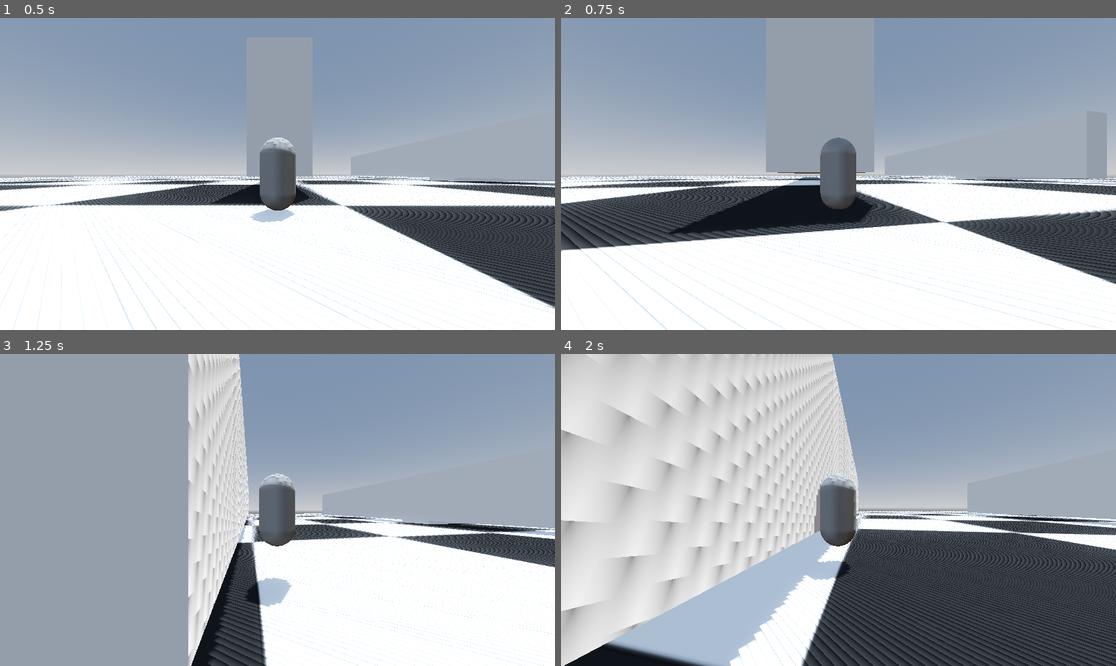
Above: before the commit, frames 1-4 (two rows, left to right).
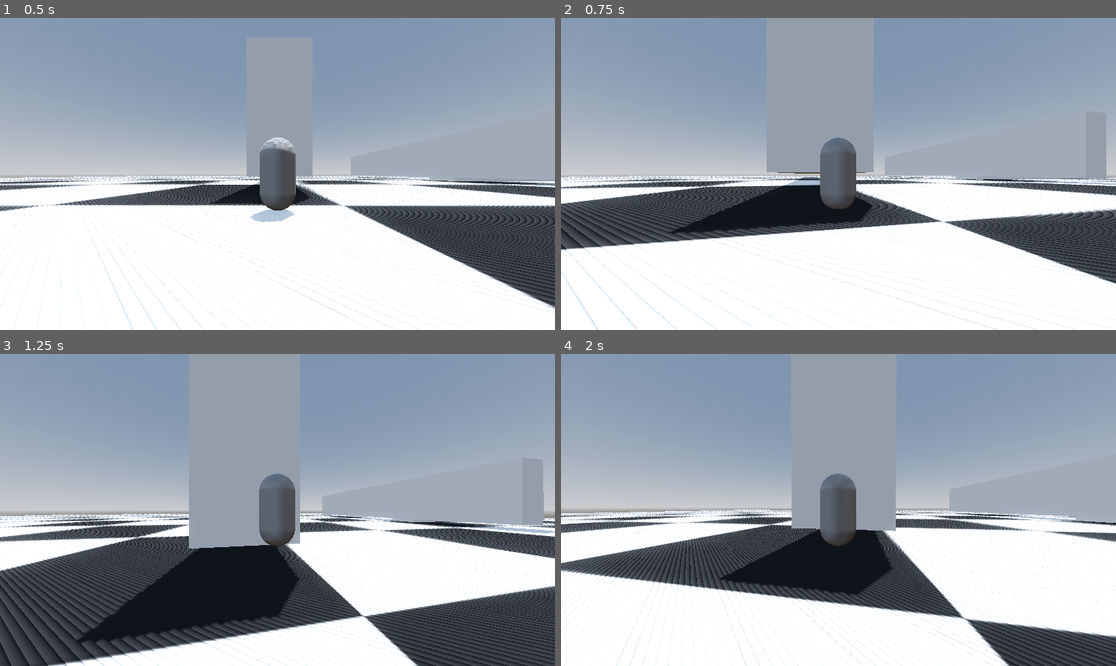
Above: after the commit, the same moments.

Repository: Hariswandi488/project-breakpoint
Game: Godot game, scene res://Scenes/main.tscn
Two runs of this game, one before a commit and one after it. Both use one fixed random seed, a clock stepped at 60 frames per second and the inputs below.
Inputs (mouse positions are in pixels of both pictures, inside the frame that each line leads up to):
- Up to frame 1 (0.5 s): no input
- Up to frame 2 (0.75 s): move the mouse to (866, 174) at 0.52 s; hold W (move_forward) from 0.53 s (still down); hold Shift (sprint) from 0.53 s (still down)
- Up to frame 3 (1.25 s): keep holding W (move_forward); keep holding Shift (sprint); tap Space (jump) at 0.77, 1.07 s; click (305, 510) at 0.8 s
- Up to frame 4 (2 s): keep holding W (move_forward); move the mouse to (810, 510) at 1.27 s; release Shift (sprint) at 1.28 s; click (810, 510) at 1.35 s; tap Space (jump) at 1.52, 1.55, 1.82 s

Frame 1 is identical in both runs. In frame 2, 5.9% of the frame differs, in the area x 0-100%, y 36-100%; in frame 3, 44%; in frame 4, 65%, in the area x 0-100%, y 0-100%.

Commit message:
update v0.3
add combat system

Diff:
--- /dev/null
+++ b/Scenes/Entities/Enemies/dummy.tscn
@@ -0,0 +1,24 @@
+[gd_scene load_steps=5 format=3 uid="uid://b8r0c7475rc6d"]
+
+[ext_resource type="Script" uid="uid://buqbvlmwcf4vg" path="res://Scripts/Entities/Enemies/dummy.gd" id="1_740vn"]
+[ext_resource type="Script" uid="uid://cdndhfx0jvmot" path="res://Scripts/Entities/Component/health_component.gd" id="1_vxsqc"]
+
+[sub_resource type="CapsuleShape3D" id="CapsuleShape3D_740vn"]
+
+[sub_resource type="CapsuleMesh" id="CapsuleMesh_vtj64"]
+
+[node name="Dummy" type="StaticBody3D"]
+collision_layer = 4
+collision_mask = 8
+script = ExtResource("1_740vn")
+
+[node name="CollisionShape3D" type="CollisionShape3D" parent="."]
+shape = SubResource("CapsuleShape3D_740vn")
+
+[node name="MeshInstance3D" type="MeshInstance3D" parent="."]
+mesh = SubResource("CapsuleMesh_vtj64")
+
+[node name="HealthComponent" type="Node" parent="." node_paths=PackedStringArray("parent")]
+script = ExtResource("1_vxsqc")
+parent = NodePath("..")
+metadata/_custom_type_script = "uid://cdndhfx0jvmot"
--- /dev/null
+++ b/Scenes/Entities/Player/player.tscn
@@ -0,0 +1,81 @@
+[gd_scene load_steps=9 format=3 uid="uid://dew1wtx273lmu"]
+
+[ext_resource type="Script" uid="uid://dwxqx4bctnder" path="res://Scripts/Entities/Player/player.gd" id="1_v0iea"]
+[ext_resource type="PackedScene" uid="uid://ckxddworg1tw" path="res://Scenes/Entities/health_component.tscn" id="2_6t5aa"]
+[ext_resource type="PackedScene" uid="uid://bxskfb4x5bfw7" path="res://Scenes/Entities/state.tscn" id="3_vgqql"]
+
+[sub_resource type="CapsuleMesh" id="CapsuleMesh_f60y1"]
+
+[sub_resource type="BoxShape3D" id="BoxShape3D_6t5aa"]
+size = Vector3(1.8049, 1.37695, 0.609375)
+
+[sub_resource type="CapsuleShape3D" id="CapsuleShape3D_v0iea"]
+radius = 0.428623
+height = 1.85304
+
+[sub_resource type="CapsuleShape3D" id="CapsuleShape3D_cvnsp"]
+margin = 0.0
+radius = 0.001
+
+[sub_resource type="CapsuleShape3D" id="CapsuleShape3D_6t5aa"]
+radius = 0.475465
+height = 1.83318
+
+[node name="Player" type="CharacterBody3D"]
+collision_layer = 2
+script = ExtResource("1_v0iea")
+attack_deceleration = 30.0
+dead_deceleration = 30.0
+
+[node name="Visual" type="Node3D" parent="."]
+
+[node name="MeshInstance3D" type="MeshInstance3D" parent="Visual"]
+transform = Transform3D(1, 0, 0, 0, 1, 0, 0, 0, 1, 0.0118825, 2.38419e-07, 0.0117793)
+layers = 2
+mesh = SubResource("CapsuleMesh_f60y1")
+
+[node name="HitBox" type="Area3D" parent="Visual"]
+collision_layer = 8
+collision_mask = 4
+monitoring = false
+
+[node name="HitboxShape" type="CollisionShape3D" parent="Visual/HitBox"]
+transform = Transform3D(1, 0, 0, 0, 1, 0, 0, 0, 1, 0, 0, 1)
+shape = SubResource("BoxShape3D_6t5aa")
+
+[node name="CollisionShape3D" type="CollisionShape3D" parent="."]
+transform = Transform3D(1, 0, 0, 0, 1, 0, 0, 0, 1, 0.00234127, 2.38419e-07, -0.0254774)
+shape = SubResource("CapsuleShape3D_v0iea")
+
+[node name="CameraPivot" type="Node3D" parent="."]
+
+[node name="SpringArm3D" type="SpringArm3D" parent="CameraPivot"]
+shape = SubResource("CapsuleShape3D_cvnsp")
+spring_length = 4.0
+
+[node name="Camera3D" type="Camera3D" parent="CameraPivot/SpringArm3D"]
+fov = 94.7465
+near = 0.001
+
+[node name="Hurtbox" type="Area3D" parent="."]
+collision_layer = 2
+collision_mask = 16
+
+[node name="HurtboxShape" type="CollisionShape3D" parent="Hurtbox"]
+shape = SubResource("CapsuleShape3D_6t5aa")
+
+[node name="HealthComponent" parent="." node_paths=PackedStringArray("parent") instance=ExtResource("2_6t5aa")]
+parent = NodePath("..")
+
+[node name="State" parent="." node_paths=PackedStringArray("health_component") instance=ExtResource("3_vgqql")]
+health_component = NodePath("../HealthComponent")
+
+[node name="AttackCooldown" type="Timer" parent="."]
+one_shot = true
+
+[node name="AttackTimer" type="Timer" parent="."]
+wait_time = 0.6
+one_shot = true
+
+[connection signal="body_entered" from="Visual/HitBox" to="." method="_on_hit_box_body_entered"]
+[connection signal="timeout" from="AttackTimer" to="." method="_on_attack_timer_timeout"]
--- /dev/null
+++ b/Scenes/Entities/health_component.tscn
@@ -0,0 +1,6 @@
+[gd_scene load_steps=2 format=3 uid="uid://ckxddworg1tw"]
+
+[ext_resource type="Script" uid="uid://cdndhfx0jvmot" path="res://Scripts/Entities/Component/health_component.gd" id="1_ffbth"]
+
+[node name="HealthComponent" type="Node"]
+script = ExtResource("1_ffbth")
--- /dev/null
+++ b/Scenes/Entities/state.tscn
@@ -0,0 +1,6 @@
+[gd_scene load_steps=2 format=3 uid="uid://bxskfb4x5bfw7"]
+
+[ext_resource type="Script" uid="uid://b1i660wsqhhl6" path="res://Scripts/state.gd" id="1_epifs"]
+
+[node name="State" type="Node"]
+script = ExtResource("1_epifs")
--- a/Scenes/arena.tscn
+++ b/Scenes/arena.tscn
@@ -1,6 +1,7 @@
-[gd_scene load_steps=10 format=3 uid="uid://bmvo1sir8r0cm"]
+[gd_scene load_steps=12 format=3 uid="uid://bmvo1sir8r0cm"]
 
 [ext_resource type="Texture2D" uid="uid://bye1ltug0euno" path="res://Assets/Textures/floor_placeholder_textures.jpg" id="1_lq7nq"]
+[ext_resource type="Script" uid="uid://bg07pmveyc17m" path="res://Scripts/arena.gd" id="1_nnts3"]
 [ext_resource type="PackedScene" uid="uid://j30602dci2ek" path="res://Scenes/wall.tscn" id="2_ra5jo"]
 
 [sub_resource type="ProceduralSkyMaterial" id="ProceduralSkyMaterial_jdqfs"]
@@ -26,8 +27,12 @@
 [sub_resource type="BoxShape3D" id="BoxShape3D_jdqfs"]
 size = Vector3(54.7763, 0.0805216, 46.7722)
 
+[sub_resource type="BoxShape3D" id="BoxShape3D_ra5jo"]
+size = Vector3(2.25507, 4.62, 1)
+
 [node name="Arena" type="Node3D"]
 transform = Transform3D(2.72056, 0, 0, 0, 1.30074, 0, 0, 0, 3.15013, 0, 0, 0)
+script = ExtResource("1_nnts3")
 
 [node name="DirectionalLight3D" type="DirectionalLight3D" parent="."]
 transform = Transform3D(-0.305577, -0.19826, 0.0492365, 0, 0.185296, 0.746129, -0.176425, 0.256127, -0.0636074, -0.0834616, 18.3026, 0.00694791)
@@ -49,13 +54,12 @@
 transform = Transform3D(1, 0, 0, 0, 1, 0, 0, 0, 1, 11.1029, 2.90163, -6.73961)
 
 [node name="StaticBody3D" type="StaticBody3D" parent="."]
-transform = Transform3D(1, 0, 0, 0, 1, 0, 0, 0, 1, 0, 0, 0)
 collision_mask = 0
 physics_material_override = SubResource("PhysicsMaterial_jdqfs")
 
 [node name="MeshInstance3D" type="MeshInstance3D" parent="StaticBody3D"]
 transform = Transform3D(27.9919, 0, 0, 0, 0.76008, 0, 0, 0, 23.4372, 5.47724e-09, -8.59193e-09, -1.89213e-08)
-material_override = SubResource("StandardMaterial3D_ra5jo")
+material_override = SubResource("StandardMaterial3D_nnts3")
 lod_bias = 0.001
 mesh = SubResource("PlaneMesh_nnts3")
 skeleton = NodePath("../..")
@@ -64,3 +68,13 @@
 transform = Transform3D(1, 0, 0, 0, 1, 0, 0, 0, 1, 0.0814743, -0.0468325, -0.161911)
 shape = SubResource("BoxShape3D_jdqfs")
 debug_color = Color(0, 0.34902, 0.701961, 0.729412)
+
+[node name="Area3D" type="Area3D" parent="."]
+collision_layer = 16
+collision_mask = 2
+
+[node name="CollisionShape3D" type="CollisionShape3D" parent="Area3D"]
+transform = Transform3D(1, 0, 0, 0, 0.999994, 0, 0, 0, 0.999997, 6.09627, 3.18952, 0)
+shape = SubResource("BoxShape3D_ra5jo")
+
+[connection signal="body_entered" from="Area3D" to="." method="_on_area_3d_body_entered"]
--- a/Scenes/main.tscn
+++ b/Scenes/main.tscn
@@ -1,12 +1,16 @@
-[gd_scene load_steps=3 format=3 uid="uid://bj30vmg7uy53s"]
+[gd_scene load_steps=4 format=3 uid="uid://bj30vmg7uy53s"]
 
 [ext_resource type="PackedScene" uid="uid://bmvo1sir8r0cm" path="res://Scenes/arena.tscn" id="1_bo1nx"]
-[ext_resource type="PackedScene" uid="uid://dew1wtx273lmu" path="res://Scenes/player.tscn" id="2_8gbba"]
+[ext_resource type="PackedScene" uid="uid://dew1wtx273lmu" path="res://Scenes/Entities/Player/player.tscn" id="2_8gbba"]
+[ext_resource type="PackedScene" uid="uid://b8r0c7475rc6d" path="res://Scenes/Entities/Enemies/dummy.tscn" id="3_8gbba"]
 
-[node name="main" type="Node3D"]
+[node name="Main" type="Node3D"]
 
 [node name="Arena" parent="." instance=ExtResource("1_bo1nx")]
 transform = Transform3D(2.72056, 0, 0, 0, 1.30074, 0, 0, 0, 3.15013, 0.129707, -0.381517, 0.204414)
 
 [node name="player" parent="." instance=ExtResource("2_8gbba")]
 transform = Transform3D(1, 0, 0, 0, 1, 0, 0, 0, 1, 2.98573, 1.8782, 6.00386)
+
+[node name="Dummy" parent="." instance=ExtResource("3_8gbba")]
+transform = Transform3D(1, 0, 0, 0, 1, 0, 0, 0, 1, 23.3241, 0.609935, 2.49554)
--- a/Scenes/player.tscn
+++ /dev/null
@@ -1,37 +0,0 @@
-[gd_scene load_steps=5 format=3 uid="uid://dew1wtx273lmu"]
-
-[ext_resource type="Script" uid="uid://dwxqx4bctnder" path="res://Scripts/player.gd" id="1_v0iea"]
-
-[sub_resource type="CapsuleMesh" id="CapsuleMesh_f60y1"]
-
-[sub_resource type="CapsuleShape3D" id="CapsuleShape3D_v0iea"]
-radius = 0.428623
-height = 1.85304
-
-[sub_resource type="CapsuleShape3D" id="CapsuleShape3D_cvnsp"]
-margin = 0.0
-radius = 0.001
-
-[node name="player" type="CharacterBody3D"]
-collision_layer = 2
-script = ExtResource("1_v0iea")
-
-[node name="Visual" type="Node3D" parent="."]
-
-[node name="MeshInstance3D" type="MeshInstance3D" parent="Visual"]
-transform = Transform3D(1, 0, 0, 0, 1, 0, 0, 0, 1, 0.0118825, 2.38419e-07, 0.0117793)
-layers = 2
-mesh = SubResource("CapsuleMesh_f60y1")
-
-[node name="CollisionShape3D" type="CollisionShape3D" parent="."]
-shape = SubResource("CapsuleShape3D_v0iea")
-
-[node name="CameraPivot" type="Node3D" parent="."]
-
-[node name="SpringArm3D" type="SpringArm3D" parent="CameraPivot"]
-shape = SubResource("CapsuleShape3D_cvnsp")
-spring_length = 4.0
-
-[node name="Camera3D" type="Camera3D" parent="CameraPivot/SpringArm3D"]
-fov = 94.7465
-near = 0.001
--- /dev/null
+++ b/Scripts/Debug/debug_manager.gd
@@ -0,0 +1,15 @@
+extends Node
+
+var debug_enabled:bool = false
+
+func _input(event: InputEvent) -> void:
+	if Input.is_action_just_pressed("toggle_debug"):
+		debug_enabled = !debug_enabled
+
+		print("[DEBUG] ", "ENABLED" if debug_enabled else "DISABLED")
+
+func log_debug(Entity:Node ,system:String, category:String, message:String):
+	if not debug_enabled:
+		return
+
+	print("[%s][%s] [%s] %s" % [system, Entity.name, category, message])
--- /dev/null
+++ b/Scripts/Entities/Component/health_component.gd
@@ -0,0 +1,26 @@
+class_name HealthComponent
+extends Node
+
+signal health_changed(current:int, maximum:int)
+signal died
+
+@export var parent:Node3D
+@export var max_health:int = 200
+
+var current_health:int
+
+func _ready() -> void:
+	current_health = max_health
+
+func take_damage(dmg:int):
+	if current_health <= 0:
+		DebugManager.log_debug(parent, "HEALTH","FAILED", "Already Dead")
+		return
+
+	current_health = max(current_health - dmg, 0)
+	health_changed.emit(current_health, max_health)
+	DebugManager.log_debug(parent, "HEALTH", "GETDAMAGE", "%d | HP: %d/%d" % [dmg, current_health, max_health])
+
+	if current_health == 0:
+		died.emit()
+		DebugManager.log_debug(parent, "HEALTH", "INFO", "Dead")
--- /dev/null
+++ b/Scripts/Entities/Enemies/dummy.gd
@@ -0,0 +1,16 @@
+extends StaticBody3D
+
+@onready var health: HealthComponent = $HealthComponent
+@onready var mesh: MeshInstance3D = $MeshInstance3D
+
+
+func _ready() -> void:
+	health.health_changed.connect(_on_health_changed)
+
+
+func _on_health_changed(current:int, maximum:int) -> void:
+	var mat := StandardMaterial3D.new()
+	mat.albedo_color = Color.RED
+	mesh.material_override = mat
+	await get_tree().create_timer(0.1).timeout
+	mesh.material_override = null
--- /dev/null
+++ b/Scripts/Entities/Player/player.gd
@@ -0,0 +1,133 @@
+extends CharacterBody3D
+
+@export_group("Movement")
+@export var walk_speed:int = 10
+@export var sprint_speed:int = 25
+@export var jump_velocity:float = 4.5
+@export var mouse_sensivitity:float = 0.003
+@export var attack_deceleration: float = 15.0
+@export var dead_deceleration: float = 15.0
+
+@export_group("Combat")
+@export var damage: int = 50
+
+@onready var camera_pivot: Node3D = $CameraPivot
+@onready var spring_arm_3d: SpringArm3D = $CameraPivot/SpringArm3D
+@onready var visual: Node3D = $Visual
+@onready var state: State = $State
+@onready var hit_box: Area3D = $Visual/HitBox
+@onready var hitbox_shape: CollisionShape3D = $Visual/HitBox/HitboxShape
+@onready var attack_cooldown: Timer = $AttackCooldown
+@onready var attack_timer: Timer = $AttackTimer
+
+var already_hits: Array[Node3D] = []
+var camera_vertical:float = 0.0
+
+func _ready() -> void:
+	add_to_group("PLAYER")
+	hitbox_shape.disabled = true
+	Input.mouse_mode = Input.MOUSE_MODE_CAPTURED
+
+func _unhandled_input(event: InputEvent) -> void:
+	if state.state == state.STATE.DEAD:
+		Input.mouse_mode = Input.MOUSE_MODE_VISIBLE
+		return
+
+	if Input.is_action_just_pressed("attack"):
+		start_attack()
+
+	if event.is_action_pressed("ui_cancel"):
+		Input.mouse_mode = Input.MOUSE_MODE_VISIBLE
+
+	if event is InputEventMouseButton:
+		if event.pressed:
+			Input.mouse_mode = Input.MOUSE_MODE_CAPTURED
+
+
+	if event is InputEventMouseMotion:
+		#camera horizontal
+		camera_pivot.rotate_y(-event.relative.x * mouse_sensivitity)
+		#camera vertical
+		camera_vertical -= event.relative.y * mouse_sensivitity
+		camera_vertical = clamp(
+			camera_vertical,
+			deg_to_rad(-60),
+			deg_to_rad(0)
+		)
+
+		spring_arm_3d.rotation.x = camera_vertical
+
+func _physics_process(delta: float) -> void:
+	handle_movement(delta)
+
+func handle_movement(delta: float):
+	if not is_on_floor():
+		velocity += get_gravity() * delta
+
+	if state.state == state.STATE.ATTACK:
+		velocity.x = move_toward(
+			velocity.x, 0.0, attack_deceleration * delta
+		)
+		velocity.z = move_toward(
+			velocity.z, 0.0, attack_deceleration * delta
+		)
+
+	elif state.state == state.STATE.DEAD:
+		velocity.x = move_toward(
+			velocity.x, 0.0, dead_deceleration * delta
+		)
+		velocity.z = move_toward(
+			velocity.z, 0.0, dead_deceleration * delta
+		)
+	else:
+		if Input.is_action_just_pressed("jump") and is_on_floor():
+			velocity.y = jump_velocity
+
+		var input_dir := Input.get_vector("move_left", "move_right", "move_forward", "move_back")
+		var direction := (camera_pivot.global_basis * Vector3(input_dir.x, 0, input_dir.y))
+		direction.y = 0
+		direction = direction.normalized()
+
+		var speed := sprint_speed if Input.is_action_pressed("sprint") else walk_speed
+		velocity.x = direction.x * speed
+		velocity.z = direction.z * speed
+
+		if direction.length() > 0.1:
+			var target_angel := atan2(direction.x, direction.z)
+			visual.global_rotation.y = lerp_angle(visual.global_rotation.y, target_angel, 10 * delta)
+
+		state.state = state.STATE.MOVE if  direction.length() > 0.1 else state.STATE.IDLE
+
+
+	move_and_slide()
+
+func start_attack():
+	if state.state == state.STATE.ATTACK:
+		DebugManager.log_debug(self, "ATTACK", "BLOCK", " Still In Attack State")
+		return
+
+	if not attack_cooldown.is_stopped():
+		DebugManager.log_debug(self, "ATTACK", "BLOCK", "Attack Still CD")
+		return
+	DebugManager.log_debug(self, "ATTACK", "INFO", "Attack Start")
+	already_hits.clear()
+	state.state = state.STATE.ATTACK
+	attack_timer.start()
+	hitbox_shape.disabled = false
+	hit_box.monitoring = true
+
+
+func _on_hit_box_body_entered(body: Node3D) -> void:
+	if body in already_hits:
+		DebugManager.log_debug(self, "ATTACK", "BLOCK", "Body Already In")
+		return
+	DebugManager.log_debug(self, "ATTACK", "INFO", "Body Dettected")
+	already_hits.append(body)
+	if body.has_node("HealthComponent"):
+		body.get_node("HealthComponent").take_damage(damage)
+
+func _on_attack_timer_timeout() -> void:
+	attack_cooldown.start()
+	hitbox_shape.disabled = true
+	hit_box.monitoring = false
+	state.state = state.STATE.IDLE
--- /dev/null
+++ b/Scripts/arena.gd
@@ -0,0 +1,8 @@
+extends Node3D
+
+func _ready() -> void:
+	pass
+
+func _on_area_3d_body_entered(body: Node3D) -> void:
+	if body.is_in_group("PLAYER") and body.has_node("HealthComponent"):
+		body.get_node("HealthComponent").take_damage(100)
--- a/Scripts/player.gd
+++ /dev/null
@@ -1,54 +0,0 @@
-extends CharacterBody3D
-
-@export var walk_speed:int = 10
-@export var sprint_speed:int = 25
-@export var jump_velocity:float = 4.5
-@export var mouse_sensivitity:float = 0.003
-
-@onready var camera_pivot: Node3D = $CameraPivot
-@onready var visual: Node3D = $Visual
-
-func _ready() -> void:
-	Input.mouse_mode = Input.MOUSE_MODE_CAPTURED
-
-func _unhandled_input(event: InputEvent) -> void:
-	if event.is_action_pressed("ui_cancel"):
-		Input.mouse_mode = Input.MOUSE_MODE_VISIBLE
-
-	if event is InputEventMouseButton:
-		if event.pressed:
-			Input.mouse_mode = Input.MOUSE_MODE_CAPTURED
-
-
-	if event is InputEventMouseMotion:
-		rotate_y(-event.relative.x * mouse_sensivitity)
-
-		camera_pivot.rotate_x(-event.relative.y * mouse_sensivitity)
-
-		camera_pivot.rotation.x = clamp(
-			camera_pivot.rotation.x,
-			deg_to_rad(-60),
-			deg_to_rad(0)
-		)
-
-func _physics_process(delta: float) -> void:
-	if not is_on_floor():
-		velocity += get_gravity() * delta
-
-	if Input.is_action_just_pressed("jump") and is_on_floor():
-		velocity.y = jump_velocity
-
-	var input_dir := Input.get_vector("move_left", "move_right", "move_forward", "move_back")
-	var direction := (camera_pivot.global_basis * Vector3(input_dir.x, 0, input_dir.y))
-	direction.y = 0 if not Input.is_action_just_pressed("jump") else 10
-	direction = direction.normalized()
-
-	var speed := sprint_speed if Input.is_action_pressed("sprint") else walk_speed
-	velocity.x = direction.x * speed
-	velocity.z = direction.z * speed
-
-	if direction.length() > 0.1:
-		var target_angel := atan2(direction.x, direction.z)
-		visual.rotation.y = lerp_angle(visual.rotation.y, target_angel, 10.0 * delta)
-
-	move_and_slide()
--- /dev/null
+++ b/Scripts/state.gd
@@ -0,0 +1,22 @@
+class_name State
+extends Node
+
+enum STATE {IDLE, MOVE, JUMP, ATTACK, HURT, DEAD}
+var state:STATE = STATE.IDLE
+
+# Aturan
+# - IDLE : Entity dalam Keadaan Diam Tidak Ngapain Ngapain
+# - MOVE : Entity dalam Keadaan bergerak
+# - ATTACK : Entity Dalam Keadaan Menyerang dan Tidak Boleh Bergerak
+# - HURT : Entity Dalam Keaadaan Terkena Damage Tidak Bisa Bergerak Bila ada efek debuf seperti
+#          Terkena Knockback , Enturupsi ,Stun Dan Lain nya
+# - DEAD : Entity Sudah dalam keadaan MATI Tidak Boleh Bergerak Nyerang dan menerima dmg sampai
+#          nanti nya akan Di remove oleh Scripts
+
+@export var health_component: HealthComponent
+
+func _ready() -> void:
+	health_component.died.connect(_on_die)
+
+func _on_die():
+	state = STATE.DEAD
--- a/project.godot
+++ b/project.godot
@@ -14,6 +14,10 @@
 run/main_scene="uid://bj30vmg7uy53s"
 config/features=PackedStringArray("4.4", "Mobile")
 config/icon="res://icon.svg"
+
+[autoload]
+
+DebugManager="*res://Scripts/Debug/debug_manager.gd"
 
 [input]
 
@@ -47,6 +51,16 @@
 "events": [Object(InputEventKey,"resource_local_to_scene":false,"resource_name":"","device":-1,"window_id":0,"alt_press …(191 unchanged characters)…
 ]
 }
+attack={
+"deadzone": 0.2,
+"events": [Object(InputEventMouseButton,"resource_local_to_scene":false,"resource_name":"","device":-1,"window_id":0,"alt_pressed":false,"shift_pressed":false,"ctrl_pressed":false,"meta_pressed":false,"button_mask":1,"position":Vector2(166, 9),"global_position":Vector2(175, 57),"factor":1.0,"button_index":1,"canceled":false,"pressed":true,"double_click":true,"script":null)
+]
+}
+toggle_debug={
+"deadzone": 0.2,
+"events": [Object(InputEventKey,"resource_local_to_scene":false,"resource_name":"","device":0,"window_id":0,"alt_pressed":false,"shift_pressed":false,"ctrl_pressed":false,"meta_pressed":false,"pressed":false,"keycode":0,"physical_keycode":4194334,"key_label":0,"unicode":0,"location":0,"echo":false,"script":null)
+]
+}
 
 [layer_names]
 
Not shown: 1 places in Scenes/arena.tscn that only renumber resources
Not shown, added: Scripts/Debug/debug_manager.gd.uid
Not shown, added: Scripts/Entities/Component/health_component.gd.uid
Not shown, added: Scripts/Entities/Enemies/dummy.gd.uid
Renamed: Scripts/player.gd.uid -> Scripts/Entities/Player/player.gd.uid
Not shown, added: Scripts/arena.gd.uid
Not shown, added: Scripts/state.gd.uid
